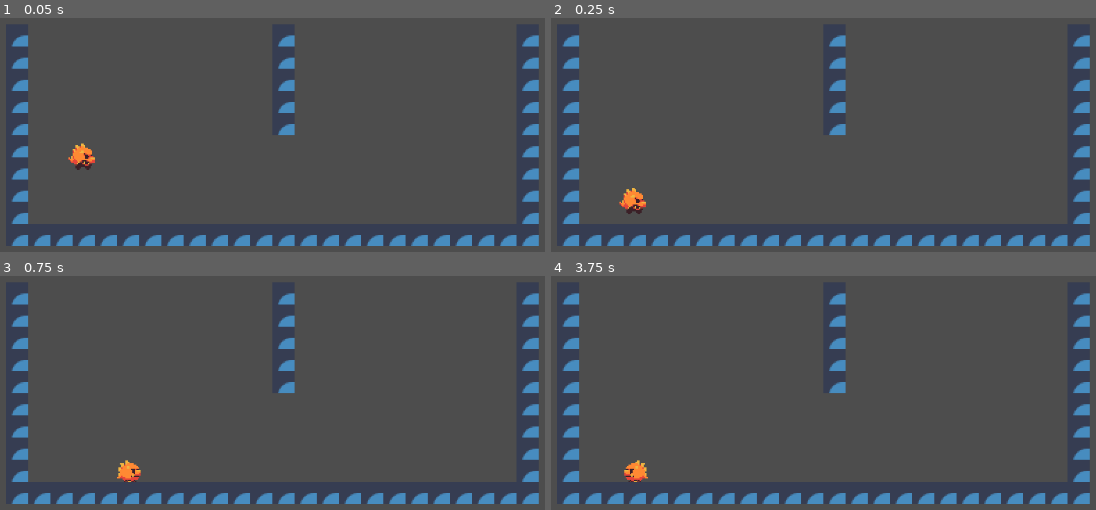
Above: before the commit, frames 1-4 (two rows, left to right).
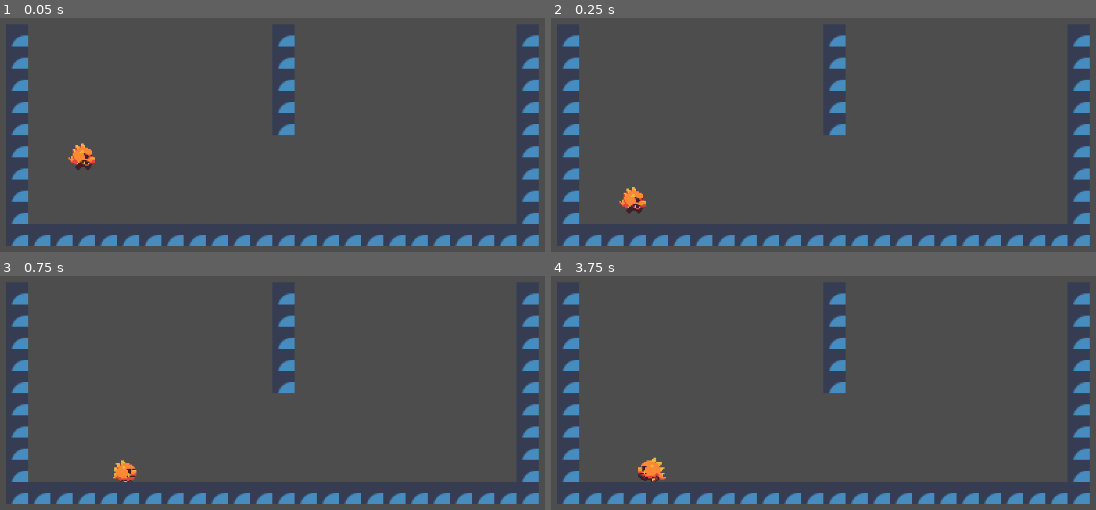
Above: after the commit, the same moments.

Repository: 2BytesGoat/ENV-DragonJump
Game: Godot game, scene res://main.tscn
The game is run twice, just before and just after one commit, with the same random seed, the same clock (stepped at 60 frames per second) and the same inputs. The engine's default icon, where the game draws it, is replaced by a stand-in: a white triangle on a blue panel in a dark square.
Inputs:
- Up to frame 1 (0.05 s): no input
- Up to frame 2 (0.25 s): no input
- Up to frame 3 (0.75 s): tap Enter (ui_accept) at 0.5 s; hold Enter (ui_accept) from 0.53 s (still down)
- Up to frame 4 (3.75 s): release Enter (ui_accept) at 1.28 s; tap Enter (ui_accept) at 1.35, 1.52, 1.82, 2.85, 3.02, 3.32 s; hold Enter (ui_accept) 2.03-2.78 s; hold Enter (ui_accept) from 3.53 s (still down)

Frame 1 is identical in both runs. In frame 2, 0.1% of the frame differs, in the area x 12-18%, y 72-84%; in frame 3, 0.3%; in frame 4, 0.6%, in the area x 13-22%, y 77-89%.

Commit message:
fine-tunned character controller

Diff:
--- a/src/player/Player.gd
+++ b/src/player/Player.gd
@@ -1,14 +1,13 @@
 extends CharacterBody2D
 class_name Player
 
-var MAX_SPEED = 200
+var MAX_SPEED = Vector2(220, 200)
 var ACCELERATION = 2200
 
 @onready var animation_player = $AnimationPlayer
 @onready var sprite = $Sprite2D
 
 var modifiers = {}
-
 var started_walking = false
 
 var facing_direction = 1 # 1 is RIGHT -1 is LEFT
--- a/src/player/Walled.gd
+++ b/src/player/Walled.gd
@@ -6,11 +6,11 @@
 
 
 func enter(_msg := {}) -> void:
-	# TODO: Replace this with curve
 	time = 0.0
 	owner.facing_direction *= -1
 	owner.y_strength = y_curve.sample(time)
-	owner.modifiers["walled"] = {"velocity": Vector2(-0.1, 1)}
+	# TODO: find a better way to add modifiers
+	owner.modifiers["walled"] = {"velocity": Vector2(-0.01, 1)}
 	owner.play_animation(self.name)
 
 func handle_input(event: InputEvent) -> void:
--- a/src/player/player.tscn
+++ b/src/player/player.tscn
@@ -124,15 +124,19 @@
 "Walled": SubResource("Animation_wfdvp")
 }
 
+[sub_resource type="Curve" id="Curve_2tw8m"]
+_data = [Vector2(0, 0.803563), 0.0, 0.0, 0, 0, Vector2(1, 1), 0.0, 0.0, 0, 0]
+point_count = 2
+
 [sub_resource type="Curve" id="Curve_8pxgt"]
-_data = [Vector2(0.0056872, 0.802529), 0.0, 0.0, 0, 0, Vector2(0.252133, 0.800461), 0.0, 0.0, 0, 0, Vector2(1, 1), 0.0, 0.0, 0, 0]
-point_count = 3
+_data = [Vector2(0, 0.747733), 0.0, 0.0, 0, 0, Vector2(0.598104, 1), 0.0, 0.0, 0, 0]
+point_count = 2
 
 [sub_resource type="Curve" id="Curve_rp7d2"]
-min_value = -1.0
+min_value = -1.5
 max_value = 0.0
-_data = [Vector2(0, -1), 0.0, 0.0, 0, 0, Vector2(0.505213, -1), 0.0, 0.0, 0, 0, Vector2(1, 0), 0.0, 0.0, 0, 0]
-point_count = 3
+_data = [Vector2(0, -1.5), 0.0, 0.0, 0, 0, Vector2(0.0805687, -1.00338), 0.0, 0.0, 0, 0, Vector2(0.746919, -1.00493), 0.0, 0.0, 0, 0, Vector2(1, 0), 0.0, 0.0, 0, 0]
+point_count = 4
 
 [sub_resource type="Curve" id="Curve_6p0vx"]
 _data = [Vector2(0, 0), 0.0, 0.0, 0, 0, Vector2(0.747867, 0.495467), 0.0, 0.0, 0, 0, Vector2(1, 1), 0.0, 0.0, 0, 0]
@@ -160,7 +164,7 @@
 libraries = {
 "": SubResource("AnimationLibrary_mvj3a")
 }
-speed_scale = 1.25
+speed_scale = 1.42
 
 [node name="StateMachine" type="Node" parent="."]
 script = ExtResource("2_l5bkl")
@@ -171,6 +175,7 @@
 
 [node name="Run" type="Node" parent="StateMachine"]
 script = ExtResource("3_eyxhj")
+x_curve = SubResource("Curve_2tw8m")
 
 [node name="Fall" type="Node" parent="StateMachine"]
 script = ExtResource("7_lbbdt")
@@ -181,7 +186,7 @@
 y_curve = SubResource("Curve_rp7d2")
 
 [node name="JumpTimer" type="Timer" parent="StateMachine/Jump"]
-wait_time = 0.35
+wait_time = 0.3
 one_shot = true
 
 [node name="Walled" type="Node" parent="StateMachine"]
--- a/src/player/states/Fall.gd
+++ b/src/player/states/Fall.gd
@@ -3,6 +3,7 @@
 
 @export var y_curve: Curve
 var time = 0.0
+
 
 func enter(_msg := {}) -> void:
 	time = 0.0
--- a/src/player/states/Idle.gd
+++ b/src/player/states/Idle.gd
@@ -5,6 +5,7 @@
 func enter(_msg := {}) -> void:
 	owner.x_strength = 0
 	owner.y_strength = 0
+	owner.velocity.x *= 0.5
 	owner.play_animation(self.name)
 
 	if not owner.is_on_floor():
--- a/src/player/states/Jump.gd
+++ b/src/player/states/Jump.gd
@@ -8,18 +8,16 @@
 
 func enter(_msg := {}) -> void:
 	time = 0.0
-	owner.velocity.y = 0
 	owner.x_strength = 1
 	owner.y_strength = y_curve.sample(time)
+	owner.velocity.y = 0
 	owner.play_animation(self.name)
 	jump_timer.start()
 
 func handle_input(event: InputEvent) -> void:
 	if event.is_action_released("ui_accept"):
-		if owner.is_on_wall():
-			state_machine.transition_to("Walled")
-		else:
-			state_machine.transition_to("Fall")
+		jump_timer.stop()
+		_on_jump_timer_timeout()
 
 func physics_update(delta: float) -> void:
 	time = min(time + delta, 1)
--- a/src/player/states/Run.gd
+++ b/src/player/states/Run.gd
@@ -1,17 +1,24 @@
 extends State
 class_name PlayerRun
 
+@export var x_curve: Curve
+var time = 0.0
+
 
 func enter(_msg := {}) -> void:
-	owner.x_strength = 1
+	time = 0.0
+	owner.x_strength = x_curve.sample(time)
 	owner.play_animation(self.name)
 
 func handle_input(event: InputEvent) -> void:
 	if event.is_action_pressed("ui_accept"):
 		state_machine.transition_to("Jump")
 
-func physics_update(_delta: float) -> void:
+func physics_update(delta: float) -> void:
+	time = min(time + delta, 1)
+	owner.x_strength = x_curve.sample(time)
 	if not owner.is_on_floor():
 		state_machine.transition_to("Fall")
 	elif owner.is_on_wall():
+		time = 0
 		owner.facing_direction *= -1
Not shown: 1 places in src/player/player.tscn that only renumber resources
